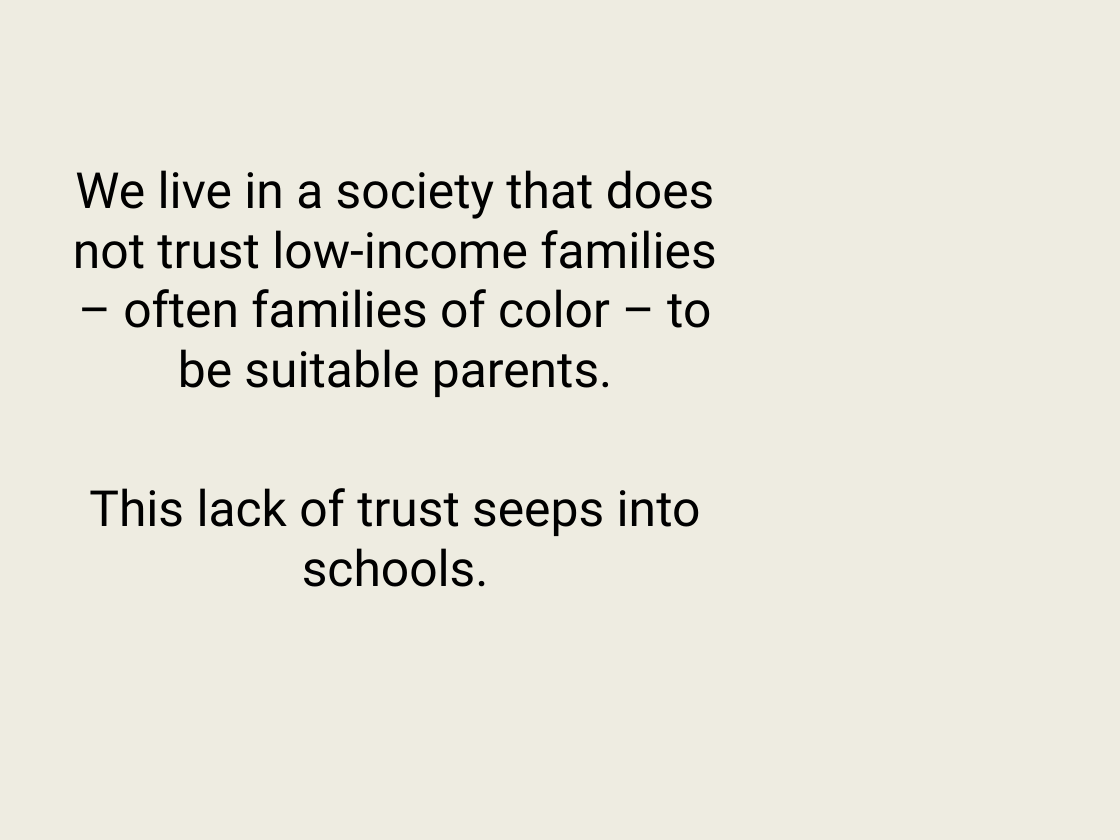
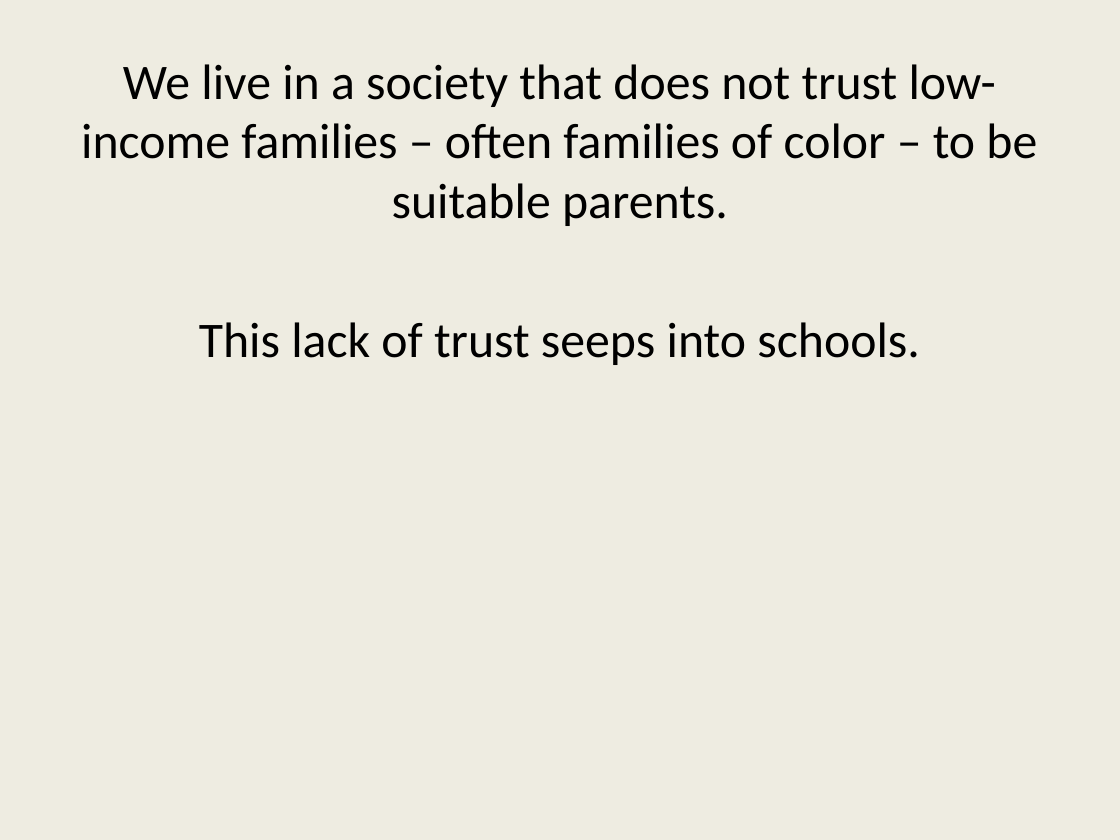
Before and after one commit to jdgeller/Dissertation_Power_Point, a slide deck: slide 3 of Dissertation Defense_100314.pptx. Drawn at 1120x840 pixels with LibreOffice and Linux fonts; fonts in the diff are those of the drawing. Boxes give left, top, right and bottom in pixels: in the first picture for what was removed or moved away, otherwise in the second. Text is boxed around its words. In the diff, an @@ line names an element or a change of style, - is before the commit and + after.

Commit message:
Revert "merge with james"

```diff
--- a/Dissertation Defense_100314.pptx
+++ b/Dissertation Defense_100314.pptx
@@ text "We live in a society ...": place and size @@
-text "We live in a society ..." at (73,170,716,587)
+text "We live in a society ..." at (81,64,1037,365)
@@ text "We live in a society ..." at (81,64,1037,365): font Roboto to Calibri @@
```
